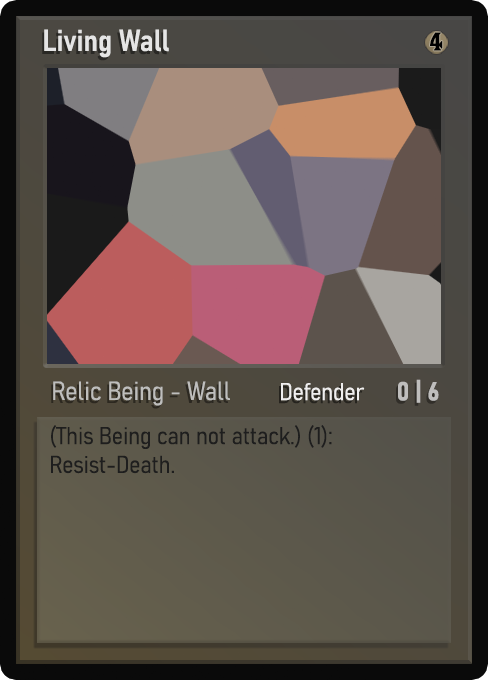
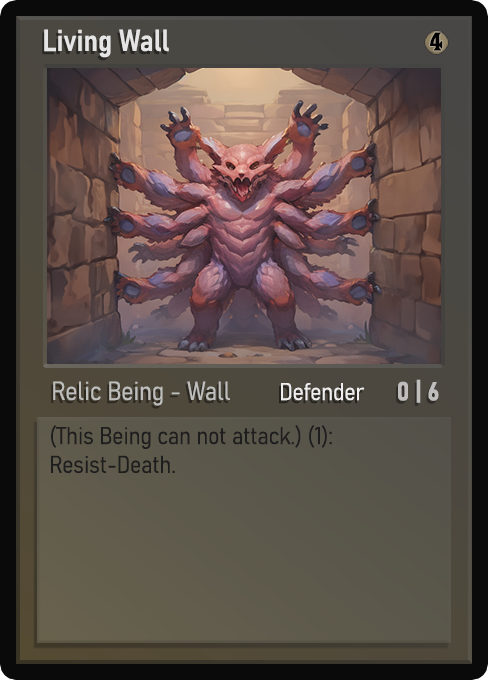
Before/after of a 488x680 layered artwork. What changed in the layer stack:
painted on "Name" over [44, 35, 152, 57]
painted on "AtkDef" over [404, 389, 438, 400]
painted on "Class" over [59, 381, 216, 405]
painted on "Ability" over [289, 383, 354, 401]
painted on "Desc_norm" over [51, 425, 332, 474]
painted on "Artwork" over [47, 68, 441, 364]
